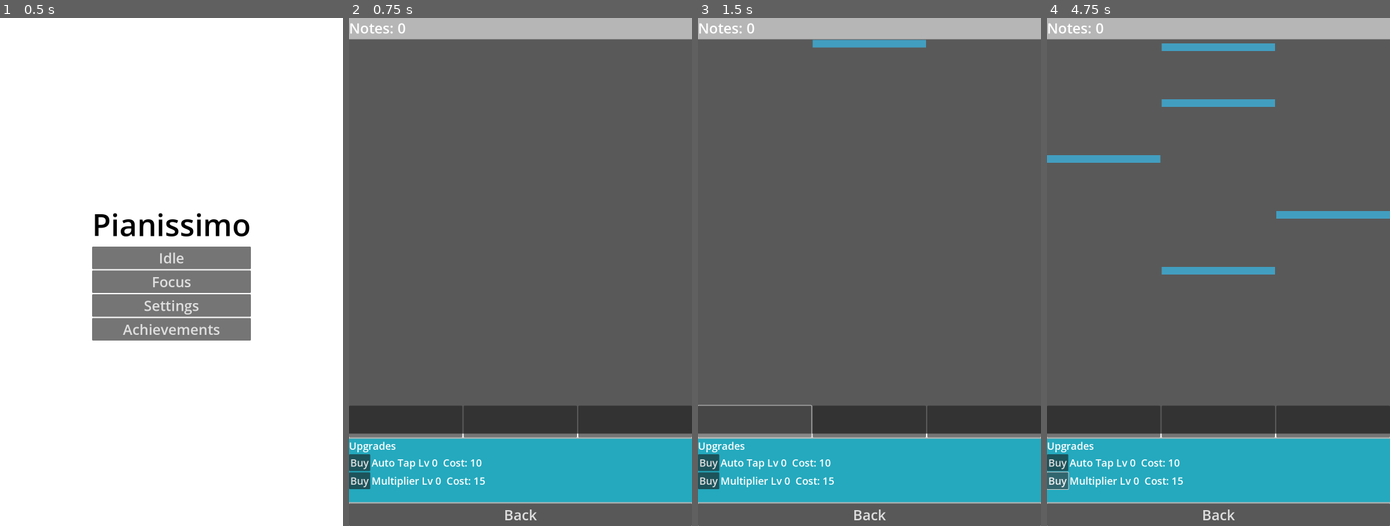
Above: before the commit, frames 1-4 (left to right).
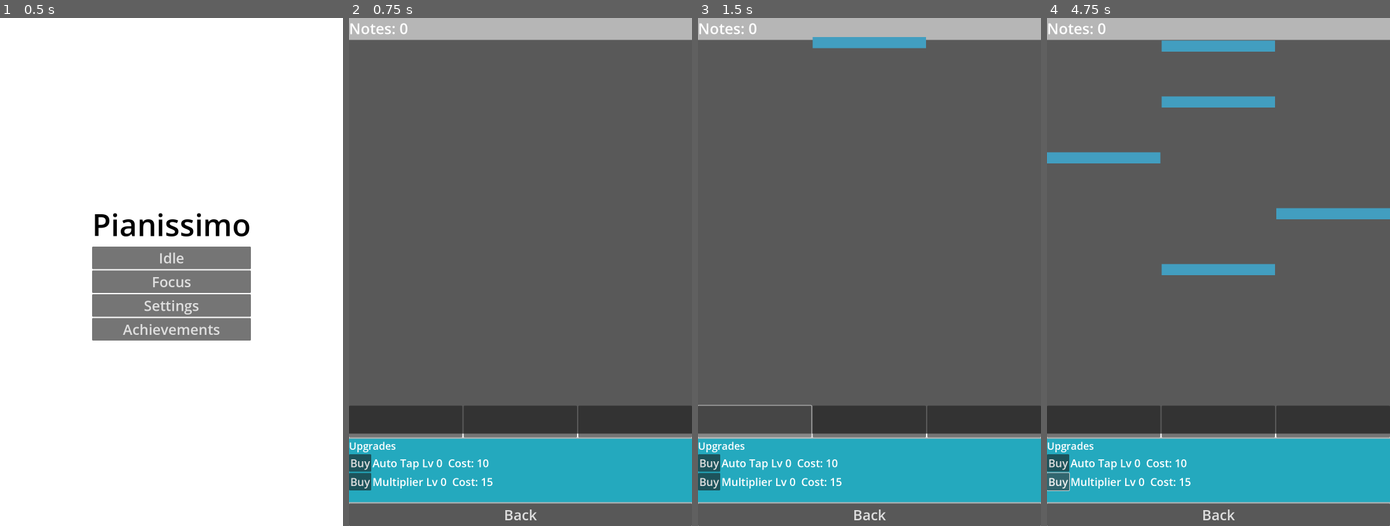
Above: after the commit, the same moments.

Repository: solsolet/MemoriaTFM
Game: Godot game, scene res://scenes/home/home.tscn
Same seed, same stepped clock (60 frames per second), same inputs: the game is played once before the commit and once after it.
Inputs (mouse positions are in pixels of both pictures, inside the frame that each line leads up to):
- Up to frame 1 (0.5 s): no input
- Up to frame 2 (0.75 s): click "Idle" at 0.5 s
- Up to frame 3 (1.5 s): click (756, 419) at 1.25 s
- Up to frame 4 (4.75 s): click (1218, 419) at 2 s; click (1331, 419) at 2.75 s; click "Buy" at 3.5 s; click "Buy" at 4.25 s

Frame 1 is identical in both runs. In frame 2, 1.3% of the frame differs, in the area x 0-100%, y 1-93%; in frame 3, 1.5%; in frame 4, 2.5%, in the area x 0-100%, y 1-94%.

Commit message:
fix: safe notch area

Diff:
--- a/pianissimo/scenes/game/game.gd
+++ b/pianissimo/scenes/game/game.gd
@@ -1,22 +1,22 @@
 extends Control
 
 const NOTE_SCENE = preload("res://scenes/note/note.tscn")
-const NOTE_HEIGHT = 24.0
+const NOTE_HEIGHT = 36.0
 const SAVE_PATH = "user://piano_idle_save.cfg"
 
-@onready var notes_label: Label = $VBoxContainer/NotesLabel
-@onready var game_area: Control = $VBoxContainer/GameArea
-@onready var hit_line: ColorRect = $VBoxContainer/GameArea/HitLine
+@onready var notes_label: Label = $SafeAreaContainer/VBoxContainer/NotesLabel
+@onready var game_area: Control = $SafeAreaContainer/VBoxContainer/GameArea
+@onready var hit_line: ColorRect = $SafeAreaContainer/VBoxContainer/GameArea/HitLine
 @onready var key_buttons: Array[Button] = [
-	$VBoxContainer/GameArea/KeyRow/Key0,
-	$VBoxContainer/GameArea/KeyRow/Key1,
-	$VBoxContainer/GameArea/KeyRow/Key2,
+	$SafeAreaContainer/VBoxContainer/GameArea/KeyRow/Key0,
+	$SafeAreaContainer/VBoxContainer/GameArea/KeyRow/Key1,
+	$SafeAreaContainer/VBoxContainer/GameArea/KeyRow/Key2,
 ]
 
-@onready var auto_tap_button: Button = $VBoxContainer/UpgradePanel/VBoxContainer/AutoTapRow/AutoTapButton
-@onready var auto_tap_label: Label = $VBoxContainer/UpgradePanel/VBoxContainer/AutoTapRow/AutoTapLabel
-@onready var multiplier_button: Button = $VBoxContainer/UpgradePanel/VBoxContainer/MultiplierRow/MultiplierButton
-@onready var multiplier_label: Label = $VBoxContainer/UpgradePanel/VBoxContainer/MultiplierRow/MultiplierLabel
+@onready var auto_tap_button: Button = $SafeAreaContainer/VBoxContainer/UpgradePanel/VBoxContainer/AutoTapRow/AutoTapButton
+@onready var auto_tap_label: Label = $SafeAreaContainer/VBoxContainer/UpgradePanel/VBoxContainer/AutoTapRow/AutoTapLabel
+@onready var multiplier_button: Button = $SafeAreaContainer/VBoxContainer/UpgradePanel/VBoxContainer/MultiplierRow/MultiplierButton
+@onready var multiplier_label: Label = $SafeAreaContainer/VBoxContainer/UpgradePanel/VBoxContainer/MultiplierRow/MultiplierLabel
 
 var notes_value: int = 0
 var active_notes: Array[Note] = []
@@ -36,6 +36,20 @@
 	load_progress()
 
 	update_upgrade_labels()
+
+	_apply_ui_scaling()
+	get_viewport().size_changed.connect(_apply_ui_scaling)
+
+
+func _apply_ui_scaling() -> void:
+	var viewport_height = max(1.0, get_viewport().size.y)
+	var font_size = int(clamp(viewport_height * 0.028, 18, 34))
+
+	notes_label.add_theme_font_size_override("font_size", int(font_size * 1.4))
+	auto_tap_label.add_theme_font_size_override("font_size", font_size)
+	multiplier_label.add_theme_font_size_override("font_size", font_size)
+	auto_tap_button.add_theme_font_size_override("font_size", font_size)
+	multiplier_button.add_theme_font_size_override("font_size", font_size)
 
 
 func _notification(what: int) -> void:
@@ -123,7 +137,8 @@
 	note.speed = note_speed
 
 	var note_width = max(1.0, key_button.size.x)
-	note.set_note_size(Vector2(note_width, NOTE_HEIGHT))
+	var note_height = max(32.0, key_button.size.y * 0.35)
+	note.set_note_size(Vector2(note_width, note_height))
 
 	# Position it relative to the game area.
 	var key_rect = key_button.get_global_rect()
@@ -199,7 +214,7 @@
 
 	for note in active_notes:
 		var distance = abs((note.position.y + note.size.y) - hit_line.position.y)
-		if distance < closest_distance:
+		if distance < closest_distance and distance <= 90.0:
 			closest_distance = distance
 			closest_note = note
 
--- a/pianissimo/scenes/game/game.tscn
+++ b/pianissimo/scenes/game/game.tscn
@@ -1,6 +1,7 @@
-[gd_scene load_steps=2 format=3 uid="uid://cn6a42umr04wt"]
+[gd_scene load_steps=3 format=3 uid="uid://cn6a42umr04wt"]
 
 [ext_resource type="Script" uid="uid://c3mwxe5vw21ye" path="res://scenes/game/game.gd" id="1_sul5r"]
+[ext_resource type="Script" uid="uid://cfb0qannguffv" path="res://scenes/game/safe_area_container.gd" id="2_7h61r"]
 
 [node name="Game" type="Control"]
 layout_mode = 3
@@ -11,36 +12,35 @@
 grow_vertical = 2
 script = ExtResource("1_sul5r")
 
-[node name="ColorRect" type="ColorRect" parent="."]
+[node name="SafeAreaContainer" type="MarginContainer" parent="."]
 layout_mode = 1
 anchors_preset = 15
 anchor_right = 1.0
 anchor_bottom = 1.0
 grow_horizontal = 2
 grow_vertical = 2
+script = ExtResource("2_7h61r")
+
+[node name="ColorRect" type="ColorRect" parent="SafeAreaContainer"]
+layout_mode = 2
 color = Color(0.7121294, 0.7121294, 0.71212935, 1)
 
-[node name="VBoxContainer" type="VBoxContainer" parent="."]
+[node name="VBoxContainer" type="VBoxContainer" parent="SafeAreaContainer"]
 custom_minimum_size = Vector2(50, 50)
-layout_mode = 1
-anchors_preset = 15
-anchor_right = 1.0
-anchor_bottom = 1.0
-grow_horizontal = 2
-grow_vertical = 2
+layout_mode = 2
 
-[node name="NotesLabel" type="Label" parent="VBoxContainer"]
+[node name="NotesLabel" type="Label" parent="SafeAreaContainer/VBoxContainer"]
 auto_translate_mode = 1
 layout_mode = 2
 theme_override_font_sizes/font_size = 45
 text = "GAME_NOTES"
 
-[node name="GameArea" type="Control" parent="VBoxContainer"]
+[node name="GameArea" type="Control" parent="SafeAreaContainer/VBoxContainer"]
 custom_minimum_size = Vector2(450, 450)
 layout_mode = 2
 size_flags_vertical = 3
 
-[node name="GameBackground" type="ColorRect" parent="VBoxContainer/GameArea"]
+[node name="GameBackground" type="ColorRect" parent="SafeAreaContainer/VBoxContainer/GameArea"]
 custom_minimum_size = Vector2(20, 50)
 layout_mode = 1
 anchors_preset = 15
@@ -51,7 +51,7 @@
 size_flags_vertical = 3
 color = Color(0.34781694, 0.34781697, 0.3478169, 1)
 
-[node name="HitLine" type="ColorRect" parent="VBoxContainer/GameArea"]
+[node name="HitLine" type="ColorRect" parent="SafeAreaContainer/VBoxContainer/GameArea"]
 custom_minimum_size = Vector2(12, 12)
 layout_mode = 1
 anchors_preset = 12
@@ -61,7 +61,7 @@
 grow_horizontal = 2
 grow_vertical = 0
 
-[node name="KeyRow" type="HBoxContainer" parent="VBoxContainer/GameArea"]
+[node name="KeyRow" type="HBoxContainer" parent="SafeAreaContainer/VBoxContainer/GameArea"]
 custom_minimum_size = Vector2(0, 100)
 layout_mode = 1
 anchors_preset = 12
@@ -72,26 +72,26 @@
 grow_horizontal = 2
 grow_vertical = 0
 
-[node name="Key0" type="Button" parent="VBoxContainer/GameArea/KeyRow"]
+[node name="Key0" type="Button" parent="SafeAreaContainer/VBoxContainer/GameArea/KeyRow"]
 custom_minimum_size = Vector2(80, 100)
 layout_mode = 2
 size_flags_horizontal = 3
 
-[node name="Key1" type="Button" parent="VBoxContainer/GameArea/KeyRow"]
+[node name="Key1" type="Button" parent="SafeAreaContainer/VBoxContainer/GameArea/KeyRow"]
 custom_minimum_size = Vector2(80, 0)
 layout_mode = 2
 size_flags_horizontal = 3
 
-[node name="Key2" type="Button" parent="VBoxContainer/GameArea/KeyRow"]
+[node name="Key2" type="Button" parent="SafeAreaContainer/VBoxContainer/GameArea/KeyRow"]
 custom_minimum_size = Vector2(80, 0)
 layout_mode = 2
 size_flags_horizontal = 3
 
-[node name="UpgradePanel" type="Panel" parent="VBoxContainer"]
+[node name="UpgradePanel" type="Panel" parent="SafeAreaContainer/VBoxContainer"]
 custom_minimum_size = Vector2(50, 200)
 layout_mode = 2
 
-[node name="ColorRect" type="ColorRect" parent="VBoxContainer/UpgradePanel"]
+[node name="ColorRect" type="ColorRect" parent="SafeAreaContainer/VBoxContainer/UpgradePanel"]
 layout_mode = 1
 anchors_preset = 15
 anchor_right = 1.0
@@ -100,52 +100,52 @@
 grow_vertical = 2
 color = Color(0.14048484, 0.6632491, 0.7463257, 1)
 
-[node name="VBoxContainer" type="VBoxContainer" parent="VBoxContainer/UpgradePanel"]
+[node name="VBoxContainer" type="VBoxContainer" parent="SafeAreaContainer/VBoxContainer/UpgradePanel"]
 custom_minimum_size = Vector2(100, 0)
 layout_mode = 0
 offset_right = 40.0
 offset_bottom = 40.0
 
-[node name="UpgradeLabel" type="Label" parent="VBoxContainer/UpgradePanel/VBoxContainer"]
+[node name="UpgradeLabel" type="Label" parent="SafeAreaContainer/VBoxContainer/UpgradePanel/VBoxContainer"]
 layout_mode = 2
 theme_override_font_sizes/font_size = 32
 text = "Upgrades"
 
-[node name="AutoTapRow" type="HBoxContainer" parent="VBoxContainer/UpgradePanel/VBoxContainer"]
+[node name="AutoTapRow" type="HBoxContainer" parent="SafeAreaContainer/VBoxContainer/UpgradePanel/VBoxContainer"]
 layout_mode = 2
 
-[node name="AutoTapButton" type="Button" parent="VBoxContainer/UpgradePanel/VBoxContainer/AutoTapRow"]
+[node name="AutoTapButton" type="Button" parent="SafeAreaContainer/VBoxContainer/UpgradePanel/VBoxContainer/AutoTapRow"]
 custom_minimum_size = Vector2(40, 40)
 layout_mode = 2
 theme_override_font_sizes/font_size = 32
 text = "Buy"
 
-[node name="AutoTapLabel" type="Label" parent="VBoxContainer/UpgradePanel/VBoxContainer/AutoTapRow"]
+[node name="AutoTapLabel" type="Label" parent="SafeAreaContainer/VBoxContainer/UpgradePanel/VBoxContainer/AutoTapRow"]
 layout_mode = 2
 theme_override_font_sizes/font_size = 32
 
-[node name="MultiplierRow" type="HBoxContainer" parent="VBoxContainer/UpgradePanel/VBoxContainer"]
+[node name="MultiplierRow" type="HBoxContainer" parent="SafeAreaContainer/VBoxContainer/UpgradePanel/VBoxContainer"]
 layout_mode = 2
 
-[node name="MultiplierButton" type="Button" parent="VBoxContainer/UpgradePanel/VBoxContainer/MultiplierRow"]
+[node name="MultiplierButton" type="Button" parent="SafeAreaContainer/VBoxContainer/UpgradePanel/VBoxContainer/MultiplierRow"]
 custom_minimum_size = Vector2(40, 40)
 layout_mode = 2
 theme_override_font_sizes/font_size = 32
 text = "Buy"
 
-[node name="MultiplierLabel" type="Label" parent="VBoxContainer/UpgradePanel/VBoxContainer/MultiplierRow"]
+[node name="MultiplierLabel" type="Label" parent="SafeAreaContainer/VBoxContainer/UpgradePanel/VBoxContainer/MultiplierRow"]
 layout_mode = 2
 theme_override_font_sizes/font_size = 32
 
-[node name="BackButton" type="Button" parent="VBoxContainer"]
+[node name="BackButton" type="Button" parent="SafeAreaContainer/VBoxContainer"]
 auto_translate_mode = 1
 layout_mode = 2
 theme_override_font_sizes/font_size = 45
 text = "BACK_BUTTON"
 
-[connection signal="pressed" from="VBoxContainer/GameArea/KeyRow/Key0" to="." method="_on_key_0_pressed"]
-[connection signal="pressed" from="VBoxContainer/GameArea/KeyRow/Key1" to="." method="_on_key_1_pressed"]
-[connection signal="pressed" from="VBoxContainer/GameArea/KeyRow/Key2" to="." method="_on_key_2_pressed"]
-[connection signal="pressed" from="VBoxContainer/UpgradePanel/VBoxContainer/AutoTapRow/AutoTapButton" to="." method="_on_auto_tap_button_pressed"]
-[connection signal="pressed" from="VBoxContainer/UpgradePanel/VBoxContainer/MultiplierRow/MultiplierButton" to="." method="_on_multiplier_button_pressed"]
-[connection signal="pressed" from="VBoxContainer/BackButton" to="." method="_on_btn_back_pressed"]
+[connection signal="pressed" from="SafeAreaContainer/VBoxContainer/GameArea/KeyRow/Key0" to="." method="_on_key_0_pressed"]
+[connection signal="pressed" from="SafeAreaContainer/VBoxContainer/GameArea/KeyRow/Key1" to="." method="_on_key_1_pressed"]
+[connection signal="pressed" from="SafeAreaContainer/VBoxContainer/GameArea/KeyRow/Key2" to="." method="_on_key_2_pressed"]
+[connection signal="pressed" from="SafeAreaContainer/VBoxContainer/UpgradePanel/VBoxContainer/AutoTapRow/AutoTapButton" to="." method="_on_auto_tap_button_pressed"]
+[connection signal="pressed" from="SafeAreaContainer/VBoxContainer/UpgradePanel/VBoxContainer/MultiplierRow/MultiplierButton" to="." method="_on_multiplier_button_pressed"]
+[connection signal="pressed" from="SafeAreaContainer/VBoxContainer/BackButton" to="." method="_on_btn_back_pressed"]
--- /dev/null
+++ b/pianissimo/scenes/game/safe_area_container.gd
@@ -0,0 +1,18 @@
+extends MarginContainer
+
+func _ready() -> void:
+	call_deferred("_apply_safe_area")
+
+func _apply_safe_area() -> void:
+	var viewport_rect = get_viewport().get_visible_rect()
+	var safe_area = DisplayServer.get_display_safe_area()
+
+	var left = int(max(0.0, safe_area.position.x))
+	var top = int(max(0.0, safe_area.position.y))
+	var right = int(max(0.0, viewport_rect.size.x - safe_area.position.x - safe_area.size.x))
+	var bottom = int(max(0.0, viewport_rect.size.y - safe_area.position.y - safe_area.size.y))
+
+	add_theme_constant_override("margin_left", left)
+	add_theme_constant_override("margin_top", top)
+	add_theme_constant_override("margin_right", right)
+	add_theme_constant_override("margin_bottom", bottom)
Not shown, added: pianissimo/scenes/game/safe_area_container.gd.uid
